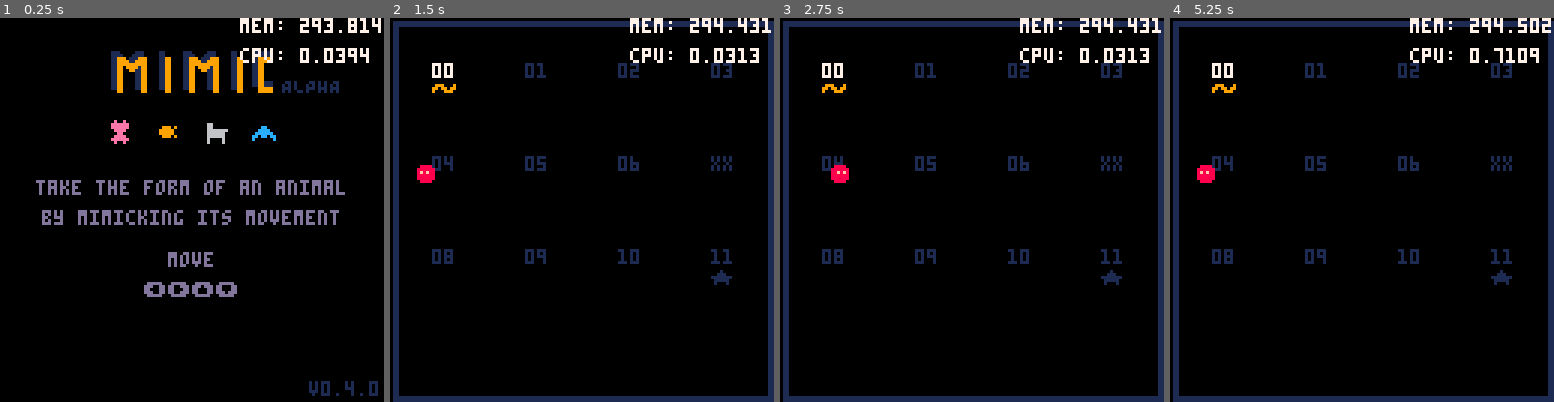
Above: before the commit, frames 1-4 (left to right).
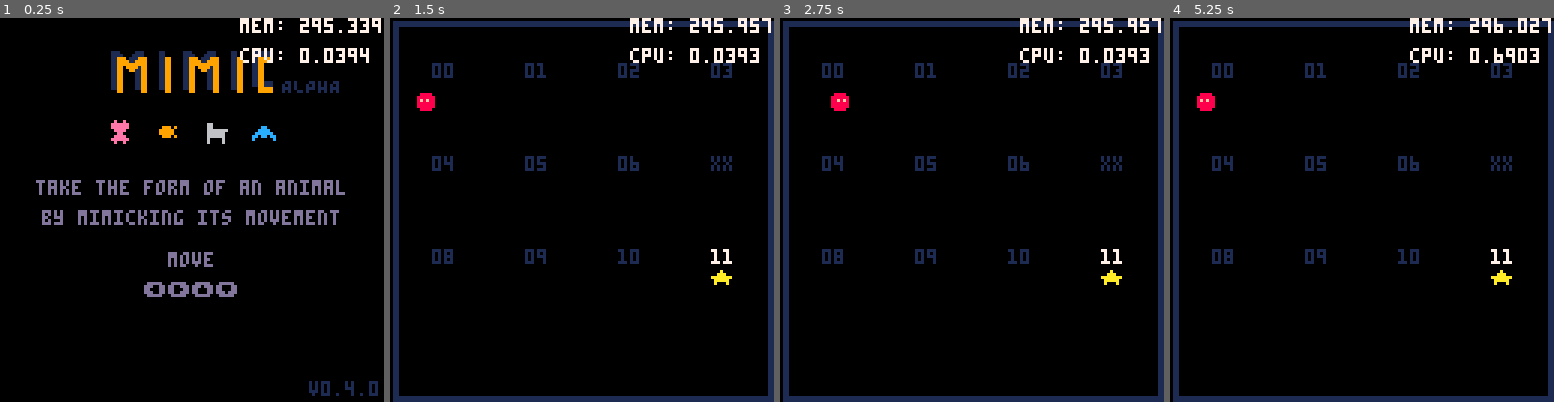
Above: after the commit, the same moments.

Repository: sourencho/mimic
Game: PICO-8 cartridge mimic.p8
Same seed, same stepped clock (60 frames per second), same inputs: the game is played once before the commit and once after it.
Inputs:
- Up to frame 1 (0.25 s): no input
- Up to frame 2 (1.5 s): tap X (X key) at 0.33, 1.07 s; tap O (Z key) at 0.7 s
- Up to frame 3 (2.75 s): hold Right 1.6-2.1 s; tap O (Z key) at 1.7, 2.1, 2.5 s; tap X (X key) at 1.85 s; hold Up 2.15-2.42 s; hold Right from 2.47 s (still down)
- Up to frame 4 (5.25 s): tap O (Z key) every 0.4 s from 2.9 to 4.9 s; tap X (X key) at 2.97, 4.08, 5.2 s; release Right at 3.03 s; hold Left 3.08-3.58 s; hold Down 3.63-3.97 s; hold Right 4.02-4.68 s; hold Up 4.73-5.03 s; hold Left from 5.08 s (still down)

The runs differ from the first frame. In frame 1, less than 0.1% of the frame differs, in the area x 84-99%, y 0-4%; in frame 2, 1.0%; in frame 3, 1.0%; in frame 4, 1.1%, in the area x 7-100%, y 0-70%.

Commit message:
Design first vishab level and add new manish tiles

Diff:
--- a/mimic.p8
+++ b/mimic.p8
@@ -9,7 +9,7 @@
 -- DATA
 
 -- SETTINGS
-start_level = 0
+start_level = 11
 level_count = 12
 skip_levels = {7}
 
@@ -154,7 +154,7 @@
     },
     {
         spr_n = llama_spr,
-        pattern = {DOWN, DOWN, DOWN, UP, UP, UP},
+        pattern = {UP, UP, UP, DOWN, DOWN, DOWN},
         move_abilities = {teru},
         push_abilities = {tree_small, rock_small},
         display_name = "vishab",
@@ -2297,7 +2297,7 @@
 
 
 __gff__
-0000000000000000000306020604000000000000000000000002030206000000000000000000000000020201000000000000000000000000000200000000000008101060606060020202020202028080040424404040400202020202000080800101214040404002020202020202000810101040404040020202020224212108
+0000000000000000000306020604000000000000000000000002030206000000000000000000000000020201000000000000000000000000000200000000000008101060606060020202020202028080040424404040400202020202000080800101214040404002020202020202808010101040404040020202020224212180
 0808080808080808080808080808080802020202020000000800000000000000020202020000000000000000000000000202020200000000000000000000000000000000000000000000000000000000000000000000000000000000000000000000000000000000000000000000000000000000000000000000000000000000
 __map__
 6060606060606060606060606060606000000000000000000000000000000000414171416161414141724141704141410000000000000000000000000000000060616162606060606060606060616060000000000000000000000000000000006057616061616060606061616060606100000000000000000000000000000000
@@ -2330,45 +2330,45 @@
 5051415060526041605151515150515100000000000000000000000000000000515250505257617041417141414160610000270000000000000000000000000062605050414141414141415060506060000000000000000000000000000000005050576071416061606070715151515000000000000000000000000000000000
 515051516041606151515150515051510000000000000000000000000000000051515151517a614162414141417261610000000000000000000000000000000060605150704141414241715060506062000000270000000000000000000000005150574141416161606060505051405000000000000000000000000000000000
 5050506061726160605050505150505100000000000000000000000000000000514051515167496142624141714160610000000000000000000000000000000062605150506141616161515161515061000000000000050000000000000000005050574241606060606061515151505000000005000000150000000000000000
-51506060614161616060515151515151000000000005000000000027000000005151515151515761416160604141616000000000000000000500000000000000606150515060606060606260606061610000000000000000000000000000000050507b6060606051525161616150505000000000000000000000000000000000
-50505050505050505050505050505050000000000000000000000000000000005150505250507a6060606060606060600000000000000200000000000000000060515050616061616161616161616060000000000000000000000000000000005050576160615250515151606060606000000000000000000000000000000000
-…(40 lines of a section not shown)…
+5150606061416161606051515151515100000000000500000000002700000000515151515151576141616060414161600000000000000000050000000000000060615051506060606060626060606161000000000000000000000000000000005050606060606051525161616150505000000000000000000000000000000000
+50505050505050505050505050505050000000000000000000000000000000005150505250507a6060606060606060600000000000000200000000000000000060515050616061616161616161616060000000000000000000000000000000005050606160615250515151606060606000000000000000000000000000000000
+…(40 lines of a section not shown)…
Not shown, changed: 42 lines of the sprite sheet (__gfx__) section of mimic.p8
